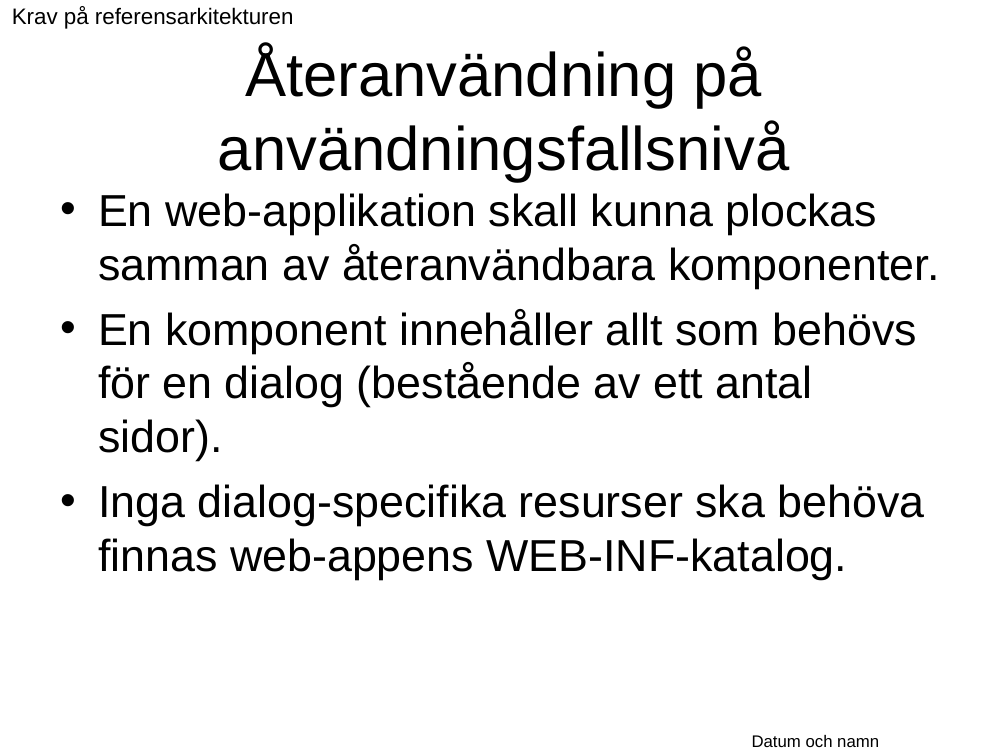
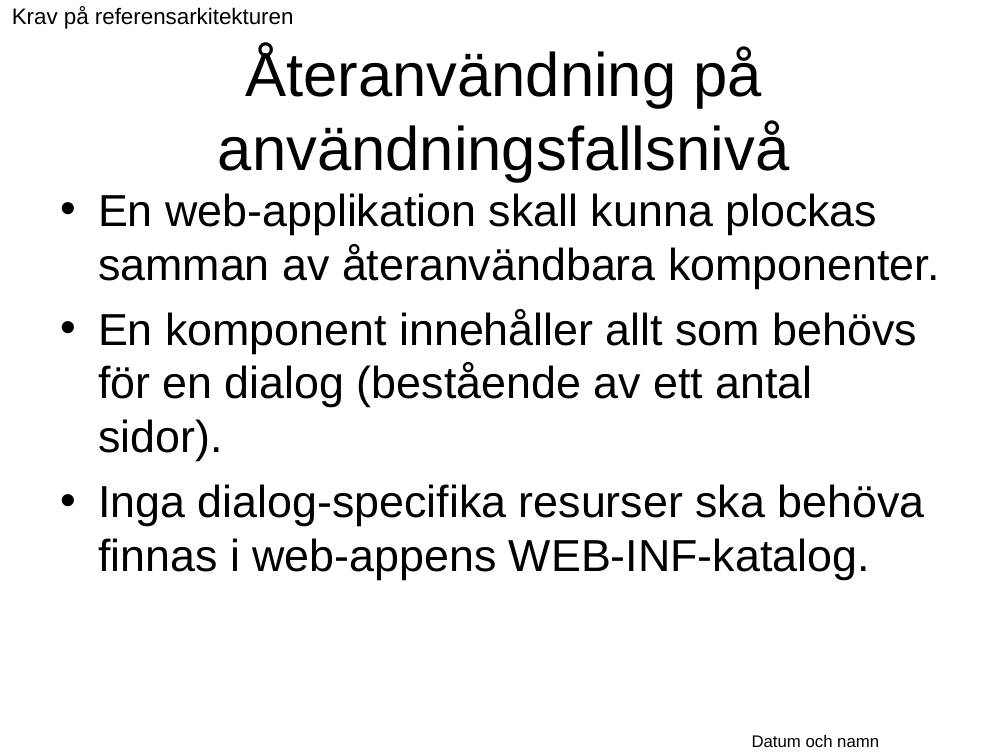
Before and after one commit to Vastra-Gotalandsregionen/oppna-program-hsatools, a slide deck: slide 13 of reference-architecture/Introduktion/Referensarkitektur_oversikt.ppt. Drawn at 1008x756 pixels with LibreOffice and Linux fonts; fonts in the diff are those of the drawing; background and template pictures are left out. Boxes give left, top, right and bottom in pixels: in the first picture for what was removed or moved away, otherwise in the second. Text is boxed around its words. In the diff, an @@ line names an element or a change of style, - is before the commit and + after.

```diff
--- a/reference-architecture/Introduktion/Referensarkitektur_oversikt.ppt
+++ b/reference-architecture/Introduktion/Referensarkitektur_oversikt.ppt
@@ text at (98,484,925,580): text changed @@
-• Inga dialog-specifika resurser ska behöva finnas web-appens WEB-INF-katalog.
+• Inga dialog-specifika resurser ska behöva finnas i web-appens WEB-INF-katalog.
```
Also in this commit, not shown: 2 other slides changed, 1 other file.
